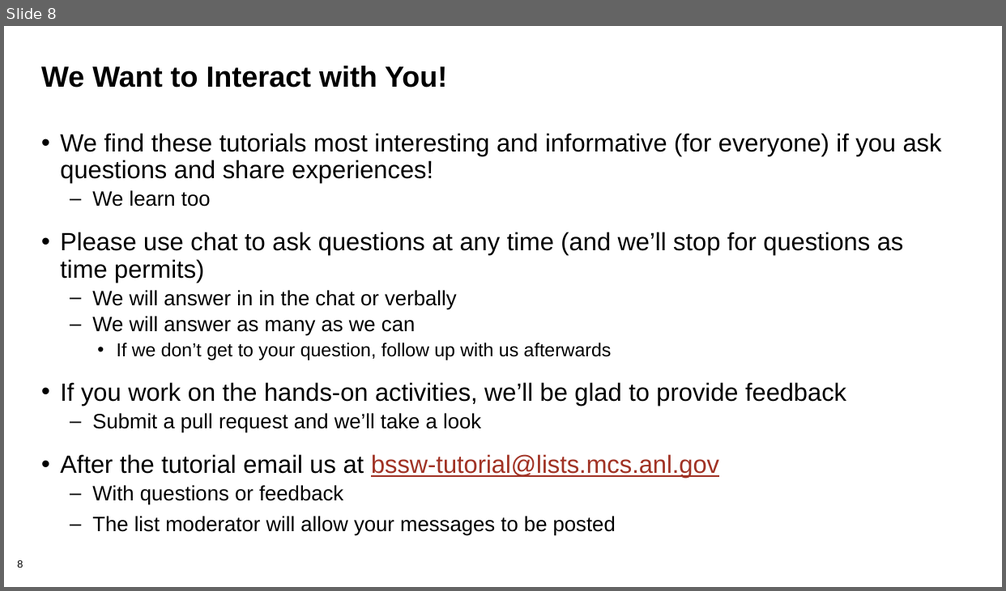
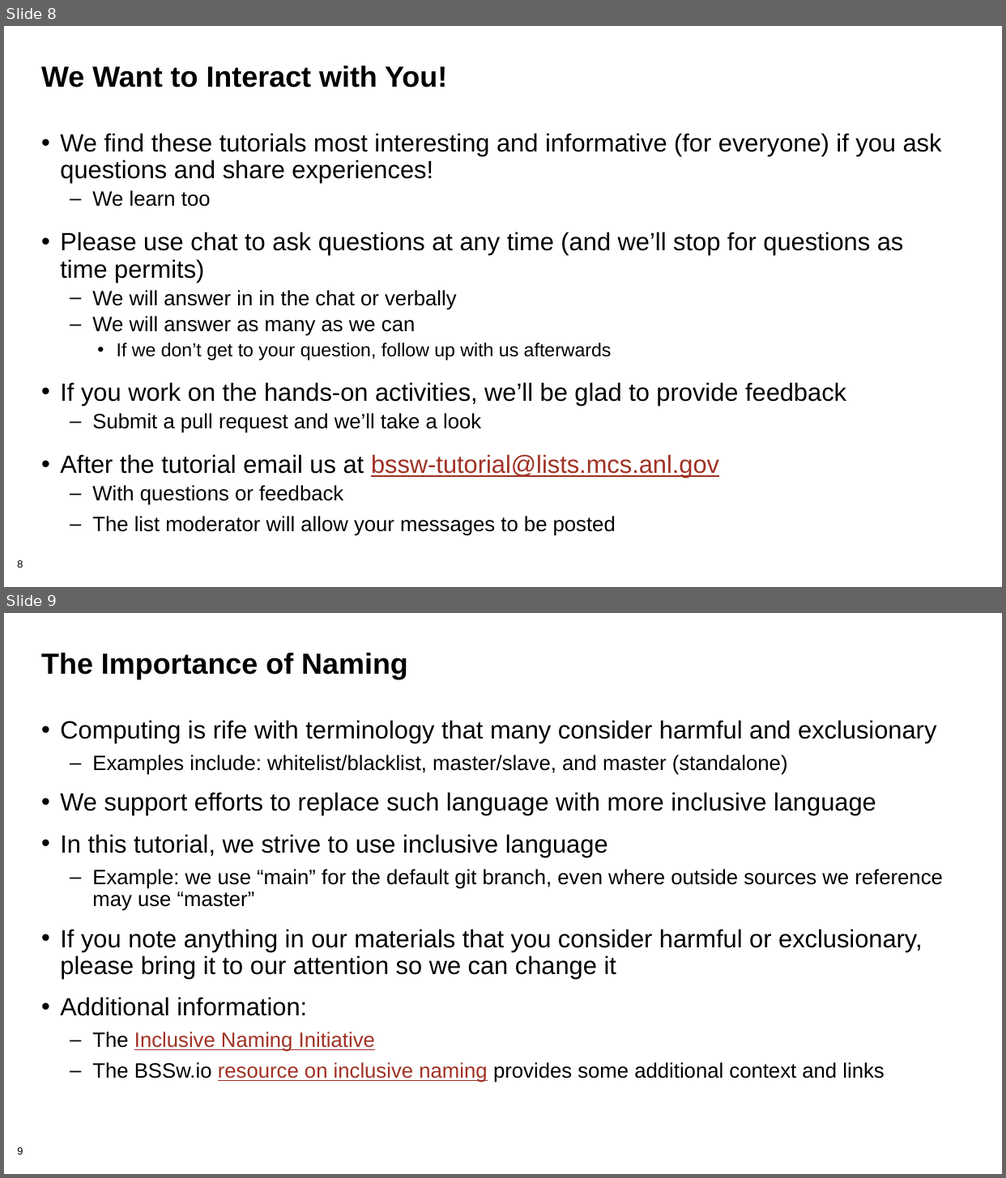
Before and after one commit to bssw-tutorial/presentations, a slide deck: intro.pptx. Shown one above the other, each under a label of ours: slide 8 before the commit, slides 8 and 9 after it. The pictures are 1006x591 and 1006x1178 pixels, drawn with LibreOffice and Linux fonts; fonts in the diff are those of the drawing; background and template pictures are left out. Boxes give left, top, right and bottom in pixels: in the first picture for what was removed or moved away, otherwise in the second. Text is boxed around its words. In the diff, an @@ line names an element or a change of style, - is before the commit and + after.

Commit message:
Added inclusive naming slide

```diff
--- a/intro.pptx
+++ b/intro.pptx
@@ slide 9 added at (4,613,1002,1174), background #FFFFFF; not listed: 1 template element that a slide beside it also shows @@
@@ title added at (41,653,408,679), 28 pt, text #000000, bold @@
+The Importance of Naming
@@ text added at (60,720,943,1083), 24 pt, text #000000 @@
+• Computing is rife with terminology that many consider harmful and exclusionary
+  – Examples include: whitelist/blacklist, master/slave, and master (standalone)
+• We support efforts to replace such language with more inclusive language
+• In this tutorial, we strive to use inclusive language
+  – Example: we use “main” for the default git branch, even where outside sources we reference may use “master”
+• If you note anything in our materials that you consider harmful or exclusionary, please bring it to our attention so we can change it
+• Additional information:
+  – The Inclusive Naming Initiative
+  – The BSSw.io resource on inclusive naming provides some additional context and links
```
